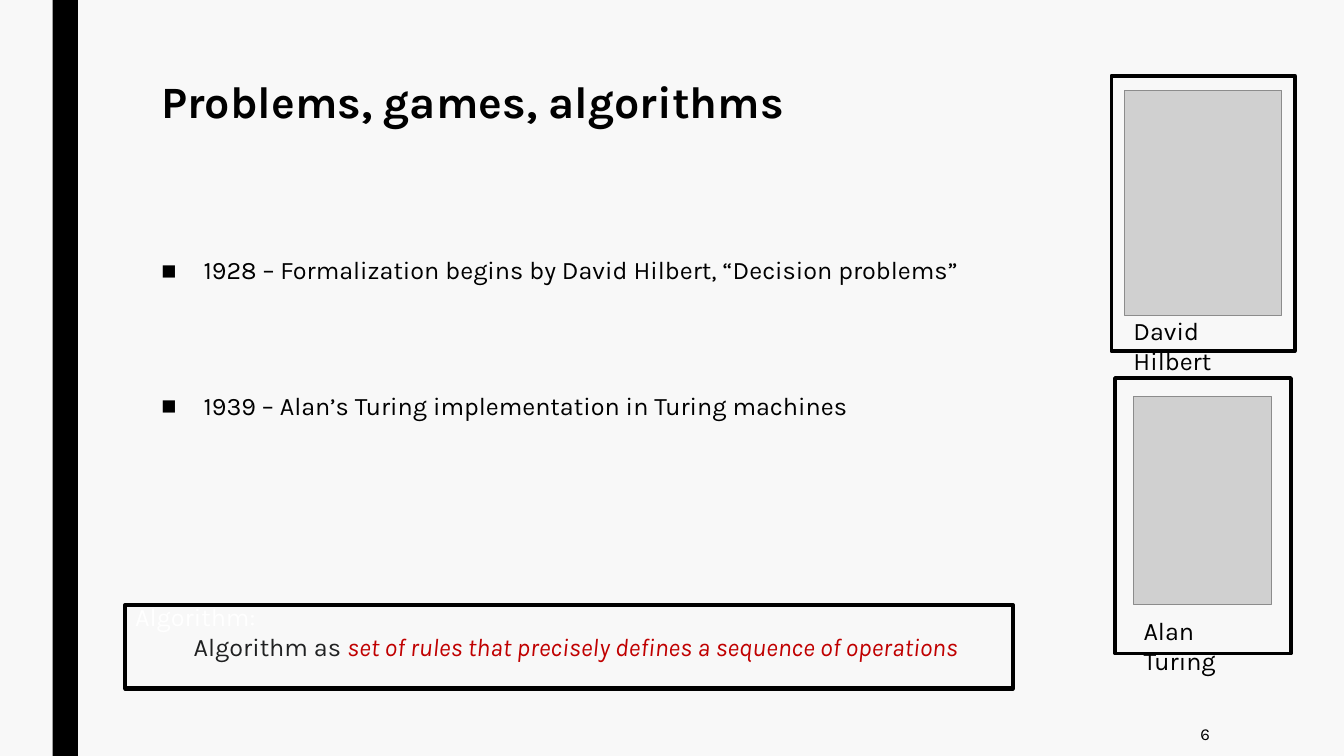
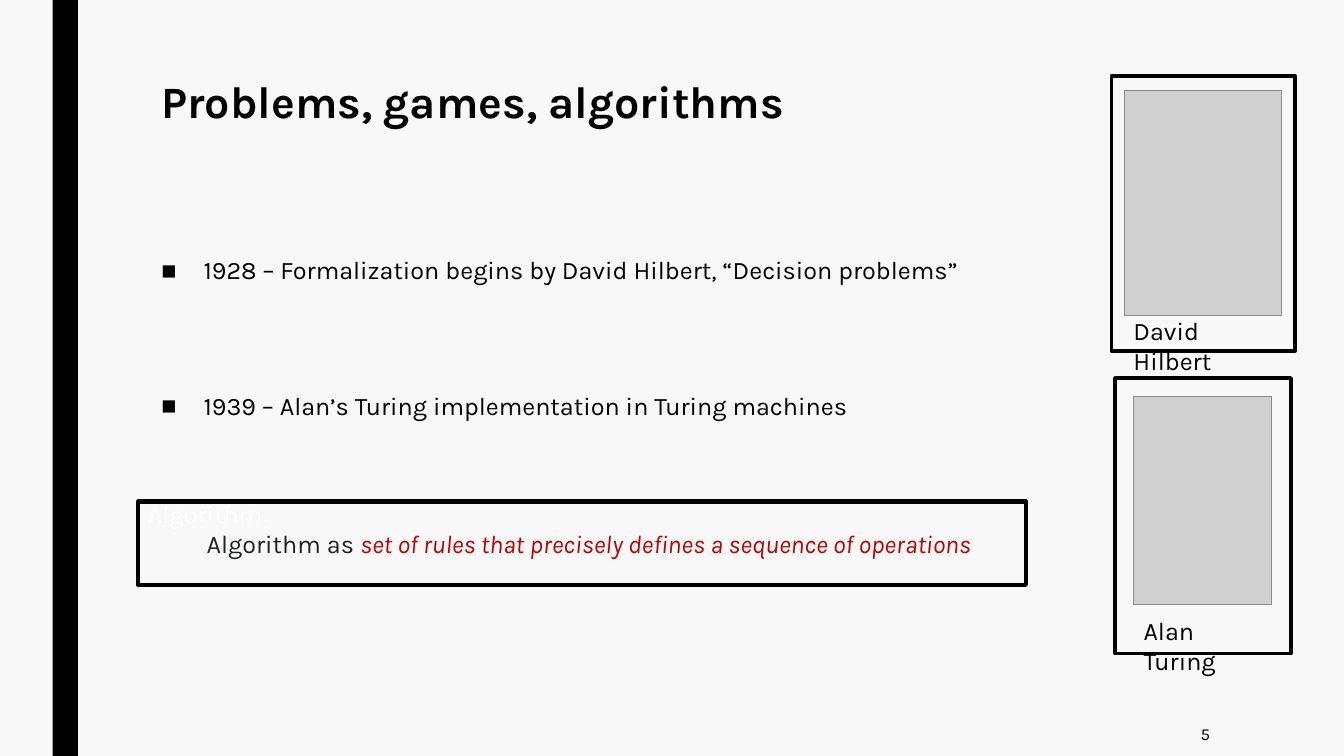
Before and after one commit to jurtasun/presentations, a slide deck: slide 8 of 202306_LMS_Complexity/230619_LMS_Complexity.ppt. Drawn at 1344x756 pixels with LibreOffice and Linux fonts; fonts in the diff are those of the drawing; grey boxes stand for pictures. Boxes give left, top, right and bottom in pixels: in the first picture for what was removed or moved away, otherwise in the second. Text is boxed around its words. In the diff, an @@ line names an element or a change of style, - is before the commit and + after.

```diff
--- a/202306_LMS_Complexity/230619_LMS_Complexity.ppt
+++ b/202306_LMS_Complexity/230619_LMS_Complexity.ppt
@@ rectangle "Algorithm:": place and size @@
-rectangle "Algorithm:" at [125, 605, 1013, 689]
+rectangle "Algorithm:" at [138, 502, 1026, 586]
@@ text at [1201, 729, 1210, 740]: text changed @@
-6
+5
```
Also in this commit, not shown: 9 other slides changed.
